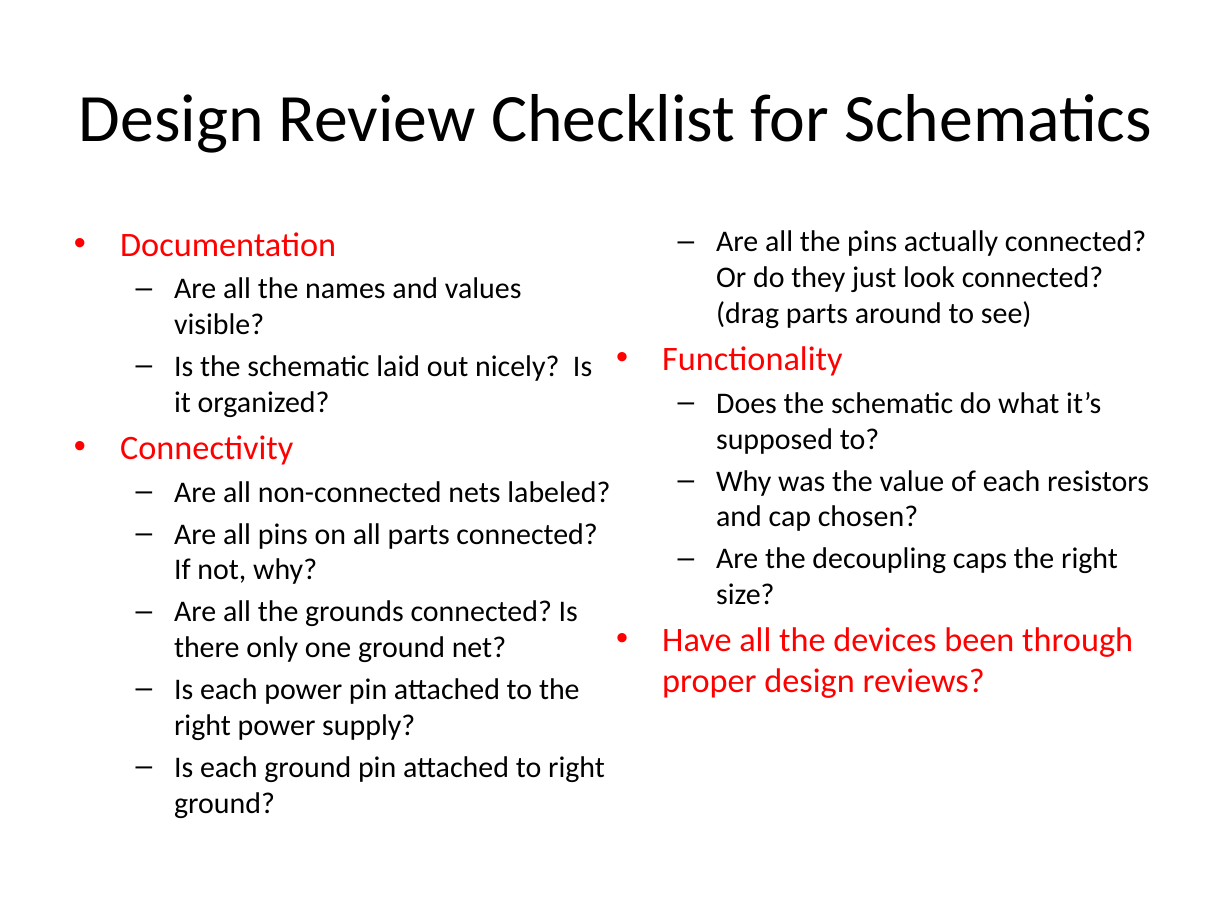
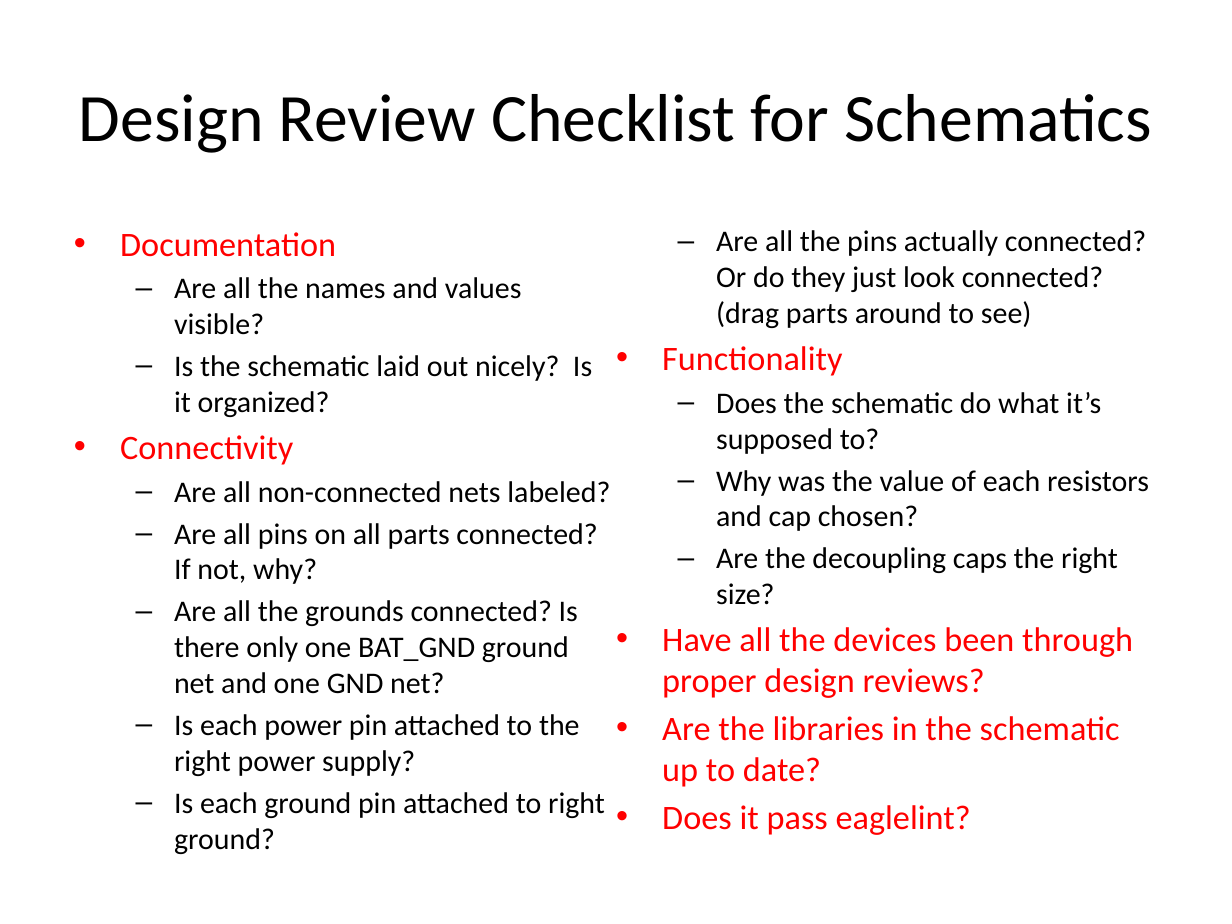
Before and after one commit to NVSL/QuadClass-Resources, a slide deck: slide 9 of Lecture Slides/05-Design Reviews.pptx. Drawn at 1232x924 pixels with LibreOffice and Linux fonts; fonts in the diff are those of the drawing. Boxes give left, top, right and bottom in pixels: in the first picture for what was removed or moved away, otherwise in the second. Text is boxed around its words. In the diff, an @@ line names an element or a change of style, - is before the commit and + after.

Commit message:
fixed checklist

```diff
--- a/Lecture Slides/05-Design Reviews.pptx
+++ b/Lecture Slides/05-Design Reviews.pptx
@@ text at [174,600,578,694]: text changed @@
-  – Are all the grounds connected? Is there only one ground net?
+  – Are all the grounds connected? Is there only one BAT_GND ground net and one GND net?
@@ text at [662,716,1120,835]: paragraphs added @@
+• Are the libraries in the schematic up to date?
+• Does it pass eaglelint?
```
Also in this commit, not shown: 1 other slide changed.
